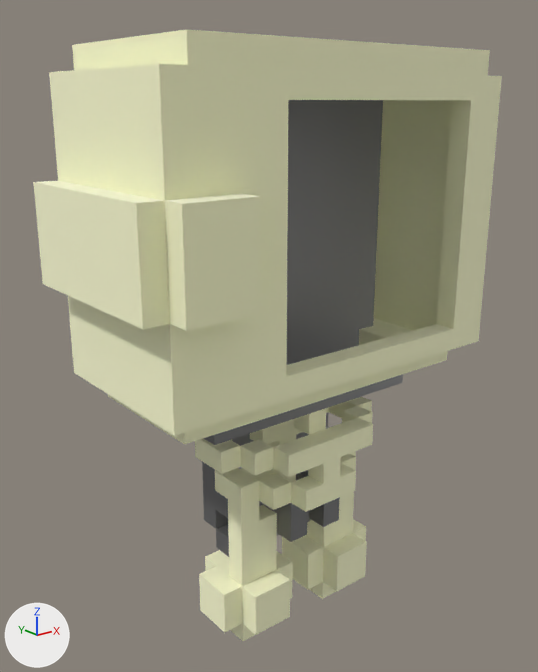
Before and after pictures for a commit that changed the glTF model public/b-b0-customizer/models/body_skeleton.glb.
Rendered twice from a 50 mm lens placed at (-21.1, -24.3, 23.9), pointed at (-1.4, 0.3, 14.1). The axes (+X, +Y, +Z) are drawn at lower left. The lights are the same throughout. The picture after the commit comes second.

Objects in the first picture: 'model_0'.
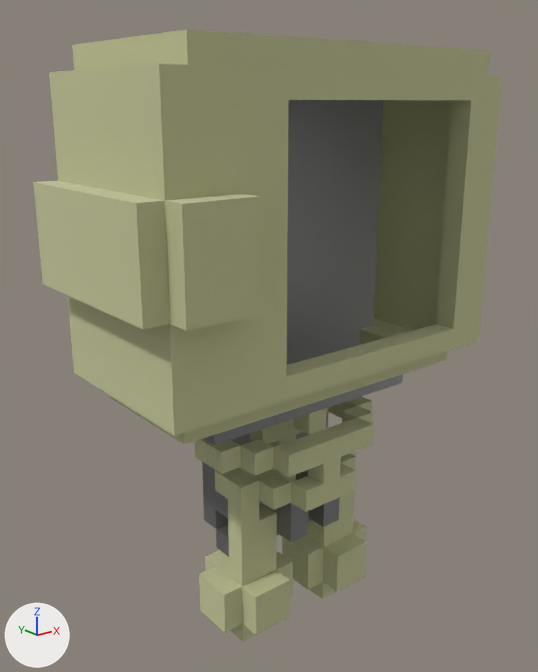
Changed parts and their boxes [x1, y1, x2, y2] in the pictures (538 x 672 px):
'model_0', recoloured (pale yellow to beige): [33, 29, 502, 641] in both

What changed in the scene script:
```text
Change mat_bb0_body_skely_vox_material_2:
    mat_bb0_body_skely_vox_material_2.base_color: (1.0, 1.0, 0.8) -> (0.71, 0.717, 0.475)  # pale yellow #ffffe7 -> beige #dbdcb7
```
